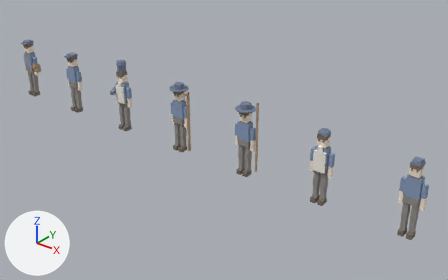
One commit to the Blender file tools/blender/characters.blend: the scene before it, then after it.
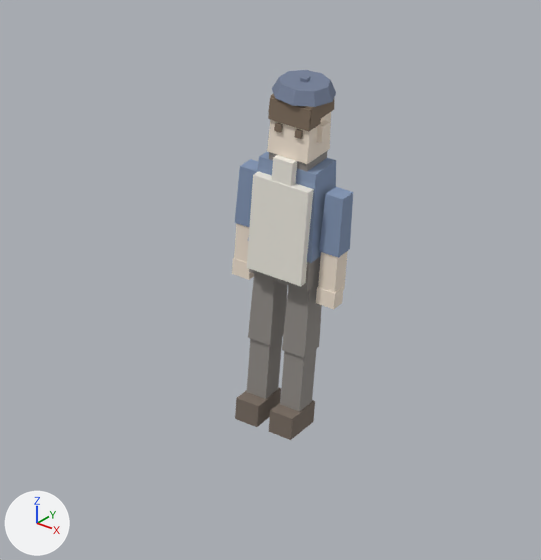
The first picture shows the older version from a 50 mm lens placed at (15.58, -10.25, 6.98), pointed at (7.02, 0.45, 0.34). The close-ups show the older and then the newer version on the part from 58% to 84% of the width and 40% to 83% of the height of that picture. Only the edits that show in the close-ups are written down. Arrows for +X, +Y and +Z are at lower left; the lights stay in place.

In view in the first close-up: 'Villager_Artist', 'Villager_Artist.ARM_L', 'Villager_Artist.ARM_R', 'Villager_Artist.HEAD', 'Villager_Artist.LEG_L', 'Villager_Artist.LEG_R'.
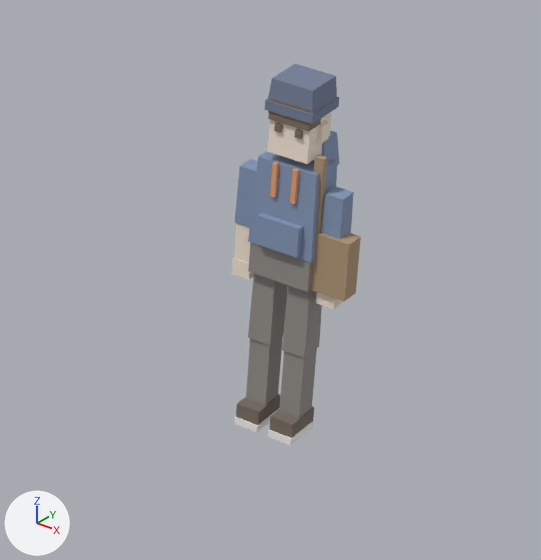
Pixel boxes [x1, y1, x2, y2] of what changed, in the close-ups (541 x 560 px):
'Villager_Artist', reshaped (27% wider, 21% taller)
    before: [247, 150, 336, 292]
    after: [248, 130, 361, 302]
'Villager_Artist.HEAD', reshaped (9% wider, 6% taller)
    before: [267, 70, 336, 164]
    after: [264, 64, 339, 164]
part 1 of me_villager_artist, added
    after: [248, 242, 313, 292]
part 2 of me_villager_artist, added (blue)
    after: [256, 213, 303, 258]
part 3 of me_villager_artist, added
    after: [270, 162, 279, 198]
part 4 of me_villager_artist, added
    after: [290, 168, 299, 204]
part 5 of me_villager_artist, added (beige)
    after: [314, 154, 328, 234]
part 6 of me_villager_artist, added (beige)
    after: [310, 232, 361, 302]
part 7 of me_villager_artist, deleted
    before: [249, 256, 321, 292]
part 8 of me_villager_artist, deleted
    before: [269, 150, 328, 171]
part 9 of me_villager_artist, deleted
    before: [272, 155, 297, 186]
part 10 of me_villager_artist, deleted
    before: [247, 171, 314, 286]
part 11 of me_villager_artist, cut back
    before: [248, 152, 336, 263]
    after: [248, 130, 339, 263]
part 12 of me_villager_artist_head, added
    after: [264, 97, 339, 124]
part 13 of me_villager_artist_head, rebuilt
    before: [272, 70, 336, 107]
    after: [268, 64, 337, 114]
part 14 of me_villager_artist_head, deleted
    before: [300, 76, 310, 82]

Diff of the bpy script that builds the scene:
```diff
--- a/tools/blender/characters.blend.py
+++ b/tools/blender/characters.blend.py
@@ me_villager_artist @@
-me_villager_artist.from_pydata(...)  # 40 vertices, 30 faces; spans x -0.16..0.16, y -0.135..0.1, z 0.69..1.305
+me_villager_artist.from_pydata(...)  # 64 vertices, 48 faces; spans x -0.16..0.32, y -0.13..0.15, z 0.69..1.365
+# me_villager_artist part 1: a new loose piece, a box spanning x -0.15..0.15, y -0.095..0.095, z 0.69..0.85, in mat_coat_alt (grey #95908b)
+# me_villager_artist part 2: a new loose piece, a box spanning x -0.102..0.102, y -0.13..-0.08, z 0.86..1.0, in mat_coat (blue #8699b8)
+# me_villager_artist part 3: a new loose piece, a box spanning x -0.061..-0.039, y -0.11..-0.09, z 1.1..1.26, in mat_accent (orange #f0a46f)
+# me_villager_artist part 4: a new loose piece, a box spanning x 0.039..0.061, y -0.11..-0.09, z 1.1..1.26, in mat_accent (orange #f0a46f)
+# me_villager_artist part 5: a new loose piece, a box spanning x 0.117..0.162, y -0.065..-0.035, z 0.91..1.33, in mat_bag (beige #b39779)
+# me_villager_artist part 6: a new loose piece, a box spanning x 0.08..0.32, y -0.07..0.03, z 0.69..0.97, in mat_bag (beige #b39779)
+# me_villager_artist part 7: the loose piece of 8 vertices spanning x -0.147..0.147, y -0.095..0.095, z 0.69..0.85 is deleted
+# me_villager_artist part 8: the loose piece of 8 vertices spanning x -0.096..0.096, y -0.085..0.085, z 1.255..1.305 is deleted
+# me_villager_artist part 9: the loose piece of 8 vertices spanning x -0.048..0.048, y -0.13..-0.09, z 1.18..1.3 is deleted
+# me_villager_artist part 10: the loose piece of 8 vertices spanning x -0.138..0.138, y -0.135..-0.085, z 0.73..1.19 is deleted
+# me_villager_artist part 11: 4 vertices removed from x -0.141..0.141, y -0.088..0.088, z 1.26; 12 vertices added at x -0.144..0.144, y -0.09..0.15, z 1.215..1.365
 me_villager_artist.materials.append(mat_coat)
 me_villager_artist.materials.append(mat_coat_alt)
-me_villager_artist.materials.append(mat_apron)  # white #f3f0e6
+me_villager_artist.materials.append(mat_bag)  # beige #b39779
+me_villager_artist.materials.append(mat_accent)  # orange #f0a46f
@@ me_villager_artist_head @@
 # used by ob_villager_artist_head; parent = ob_villager_artist; location = (0.0, 0.0, 1.3)
-me_villager_artist_head.from_pydata(...)  # 82 vertices, 59 faces; spans x -0.132..0.14, y -0.128..0.148, z 0.0..0.345
+me_villager_artist_head.from_pydata(...)  # 72 vertices, 54 faces; spans x -0.123..0.123, y -0.112..0.112, z 0.0..0.35
+# me_villager_artist_head part 12: a new loose piece, a box spanning x -0.117..0.117, y -0.112..0.112, z 0.203..0.248, in mat_hat (greyish blue #768199)
+# me_villager_artist_head part 13: the loose piece of 18 vertices spanning x -0.132..0.14, y -0.128..0.148, z 0.27..0.33 is rebuilt with 8 vertices and now spans x -0.112..0.112, y -0.108..0.108, z 0.21..0.35
+# me_villager_artist_head part 14: the loose piece of 8 vertices spanning x -0.015..0.015, y -0.005..0.025, z 0.315..0.345 is deleted
 me_villager_artist_head.materials.append(mat_skin)
```
